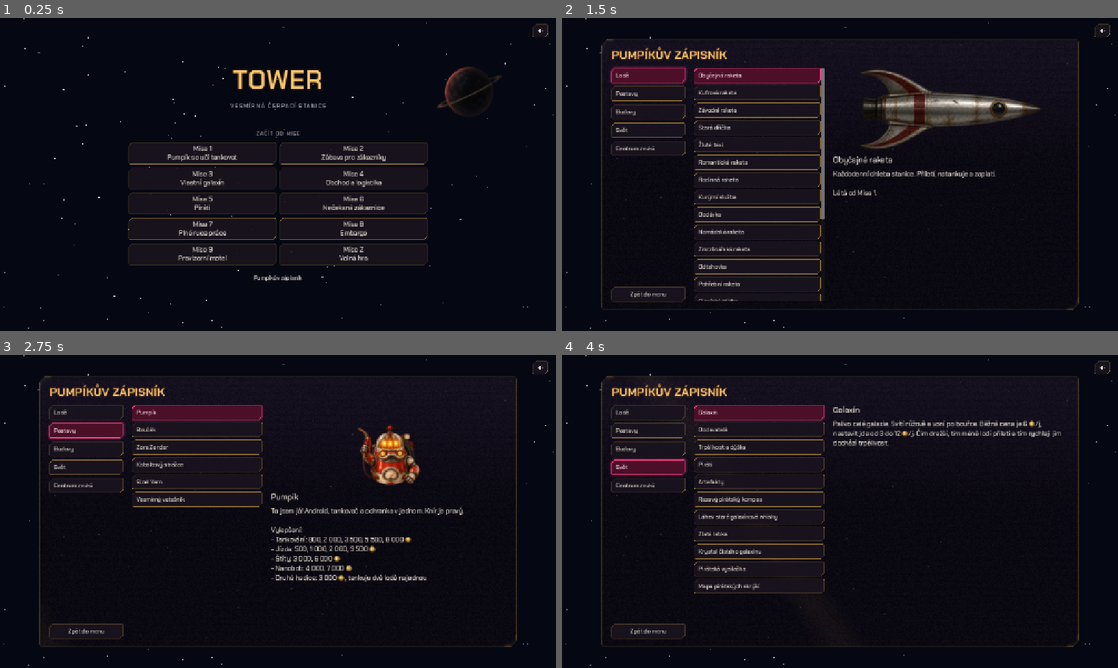
Above: before the commit, frames 1-4 (two rows, left to right).
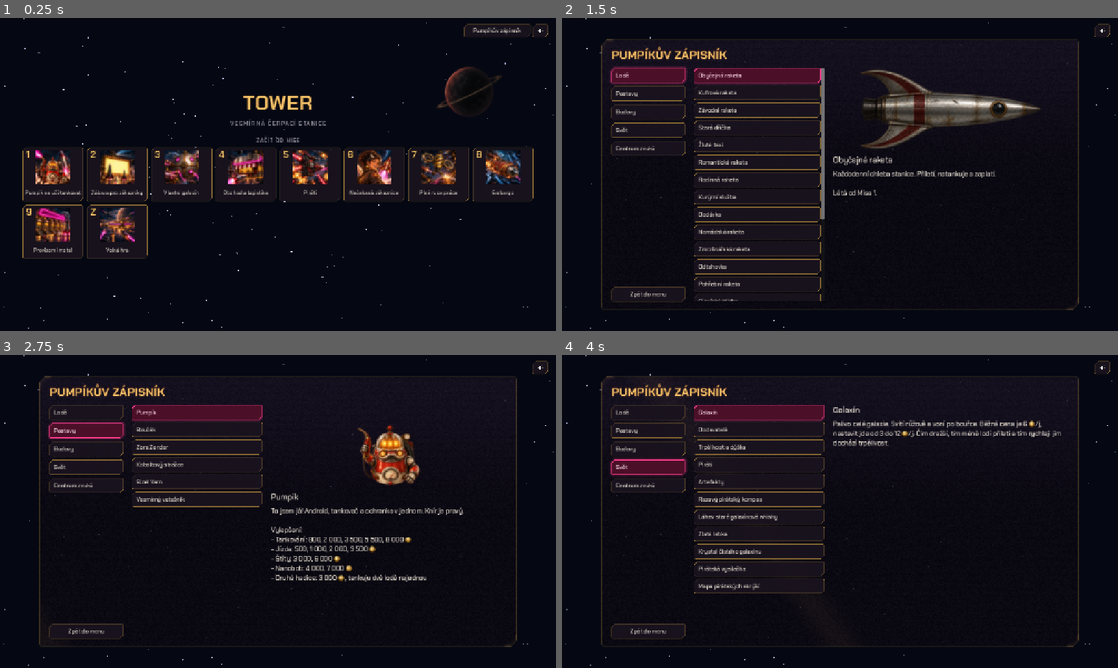
Above: after the commit, the same moments.

Repository: RadekDobrovolny/tower
Game: Godot game, scene res://ui/main_menu.tscn
Same seed, same stepped clock (60 frames per second), same inputs: the game is played once before the commit and once after it.
Inputs:
- Up to frame 1 (0.25 s): no input
- Up to frame 2 (1.5 s): click "Pumpíkův zápisník" at 0.5 s; click "Lodě" at 1.25 s
- Up to frame 3 (2.75 s): click "Postavy" at 2 s
- Up to frame 4 (4 s): click "Budovy" at 2.75 s; click "Svět" at 3.5 s

The runs differ from the first frame. In frame 1, 11% of the frame differs, in the area x 4-96%, y 1-84%; in frame 2, nothing differs; in frame 3, less than 0.1%; in frame 4, nothing differs.

Commit message:
Menu

Diff:
--- a/missions/mission.gd
+++ b/missions/mission.gd
@@ -6,6 +6,8 @@
 ## rovnou od téhle mise (výběr v menu, hodí se pro testování).
 
 @export var title := ""
+## Čtvercový obrázek mise v menu.
+@export var icon: Texture2D
 
 @export_group("Pravidla")
 ## Nejvyšší level, na který jde vylepšit androida (tankování i jízdu).
--- a/missions/mission_1.tres
+++ b/missions/mission_1.tres
@@ -1,9 +1,11 @@
 [gd_resource type="Resource" script_class="Mission" format=3]
 
 [ext_resource type="Script" path="res://missions/mission.gd" id="1_mission"]
+[ext_resource type="Texture2D" path="res://assets/sprites/missions/mission_1.png" id="2_icon"]
 
 [resource]
 script = ExtResource("1_mission")
+icon = ExtResource("2_icon")
 title = "Pumpík se učí tankovat"
 max_android_level = 3
 max_slots = 1
--- a/missions/mission_2.tres
+++ b/missions/mission_2.tres
@@ -1,9 +1,11 @@
 [gd_resource type="Resource" script_class="Mission" format=3]
 
 [ext_resource type="Script" path="res://missions/mission.gd" id="1_mission"]
+[ext_resource type="Texture2D" path="res://assets/sprites/missions/mission_2.png" id="2_icon"]
 
 [resource]
 script = ExtResource("1_mission")
+icon = ExtResource("2_icon")
 title = "Zábava pro zákazníky"
 max_android_level = 6
 entertainment_available = true
--- a/missions/mission_3.tres
+++ b/missions/mission_3.tres
@@ -1,9 +1,11 @@
 [gd_resource type="Resource" script_class="Mission" format=3]
 
 [ext_resource type="Script" path="res://missions/mission.gd" id="1_mission"]
+[ext_resource type="Texture2D" path="res://assets/sprites/missions/mission_3.png" id="2_icon"]
 
 [resource]
 script = ExtResource("1_mission")
+icon = ExtResource("2_icon")
 title = "Vlastní galaxín"
 max_android_level = 6
 entertainment_available = true
--- a/missions/mission_4.tres
+++ b/missions/mission_4.tres
@@ -1,9 +1,11 @@
 [gd_resource type="Resource" script_class="Mission" format=3]
 
 [ext_resource type="Script" path="res://missions/mission.gd" id="1_mission"]
+[ext_resource type="Texture2D" path="res://assets/sprites/missions/mission_4.png" id="2_icon"]
 
 [resource]
 script = ExtResource("1_mission")
+icon = ExtResource("2_icon")
 title = "Obchod a logistika"
 max_android_level = 6
 entertainment_available = true
--- a/missions/mission_5.tres
+++ b/missions/mission_5.tres
@@ -1,9 +1,11 @@
 [gd_resource type="Resource" script_class="Mission" format=3]
 
 [ext_resource type="Script" path="res://missions/mission.gd" id="1_mission"]
+[ext_resource type="Texture2D" path="res://assets/sprites/missions/mission_5.png" id="2_icon"]
 
 [resource]
 script = ExtResource("1_mission")
+icon = ExtResource("2_icon")
 title = "Piráti"
 max_android_level = 6
 entertainment_available = true
--- a/missions/mission_6.tres
+++ b/missions/mission_6.tres
@@ -1,9 +1,11 @@
 [gd_resource type="Resource" script_class="Mission" format=3]
 
 [ext_resource type="Script" path="res://missions/mission.gd" id="1_mission"]
+[ext_resource type="Texture2D" path="res://assets/sprites/missions/mission_6.png" id="2_icon"]
 
 [resource]
 script = ExtResource("1_mission")
+icon = ExtResource("2_icon")
 title = "Nečekaná zákaznice"
 max_filter_level = 2
 max_android_level = 6
--- a/missions/mission_7.tres
+++ b/missions/mission_7.tres
@@ -1,9 +1,11 @@
 [gd_resource type="Resource" script_class="Mission" format=3]
 
 [ext_resource type="Script" path="res://missions/mission.gd" id="1_mission"]
+[ext_resource type="Texture2D" path="res://assets/sprites/missions/mission_7.png" id="2_icon"]
 
 [resource]
 script = ExtResource("1_mission")
+icon = ExtResource("2_icon")
 title = "Plné ruce práce"
 max_filter_level = 2
 max_android_level = 6
--- a/missions/mission_8.tres
+++ b/missions/mission_8.tres
@@ -1,9 +1,11 @@
 [gd_resource type="Resource" script_class="Mission" format=3]
 
 [ext_resource type="Script" path="res://missions/mission.gd" id="1_mission"]
+[ext_resource type="Texture2D" path="res://assets/sprites/missions/mission_8.png" id="2_icon"]
 
 [resource]
 script = ExtResource("1_mission")
+icon = ExtResource("2_icon")
 title = "Embargo"
 max_filter_level = 2
 max_android_level = 6
--- a/missions/mission_9.tres
+++ b/missions/mission_9.tres
@@ -1,9 +1,11 @@
 [gd_resource type="Resource" script_class="Mission" format=3]
 
 [ext_resource type="Script" path="res://missions/mission.gd" id="1_mission"]
+[ext_resource type="Texture2D" path="res://assets/sprites/missions/mission_9.png" id="2_icon"]
 
 [resource]
 script = ExtResource("1_mission")
+icon = ExtResource("2_icon")
 title = "Provizorní motel"
 max_filter_level = 3
 max_android_level = 6
--- a/missions/mission_z.tres
+++ b/missions/mission_z.tres
@@ -1,9 +1,11 @@
 [gd_resource type="Resource" script_class="Mission" format=3]
 
 [ext_resource type="Script" path="res://missions/mission.gd" id="1_mission"]
+[ext_resource type="Texture2D" path="res://assets/sprites/missions/mission_z.png" id="2_icon"]
 
 [resource]
 script = ExtResource("1_mission")
+icon = ExtResource("2_icon")
 title = "Volná hra"
 max_filter_level = 3
 max_android_level = 6
--- a/spritecook-assets.json
+++ b/spritecook-assets.json
@@ -928,6 +928,62 @@
           "cell": "celý obrázek"
         }
       ]
+    },
+    {
+      "source": "Codex CLI s tarifem ChatGPT, nemá SpriteCook ID",
+      "label": "Tower – obrázky misí do menu, filmové scény, arch 4×3 (reference grafika ze hry)",
+      "files": [
+        {
+          "file": "assets/sprites/missions/mission_1.png",
+          "sha12": "8d9daaa82b76",
+          "cell": "mise 1"
+        },
+        {
+          "file": "assets/sprites/missions/mission_2.png",
+          "sha12": "33c101c233c6",
+          "cell": "mise 2"
+        },
+        {
+          "file": "assets/sprites/missions/mission_3.png",
+          "sha12": "a46b99f2bb82",
+          "cell": "mise 3"
+        },
+        {
+          "file": "assets/sprites/missions/mission_4.png",
+          "sha12": "395fd8177a39",
+          "cell": "mise 4"
+        },
+        {
+          "file": "assets/sprites/missions/mission_5.png",
+          "sha12": "cfe2f1d65d69",
+          "cell": "mise 5"
+        },
+        {
+          "file": "assets/sprites/missions/mission_6.png",
+          "sha12": "a48a7a167840",
+          "cell": "mise 6"
+        },
+        {
+          "file": "assets/sprites/missions/mission_7.png",
+          "sha12": "62240d0787ae",
+          "cell": "mise 7"
+        },
+        {
+          "file": "assets/sprites/missions/mission_8.png",
+          "sha12": "b863514df84b",
+          "cell": "mise 8"
+        },
+        {
+          "file": "assets/sprites/missions/mission_9.png",
+          "sha12": "de1df5aa27af",
+          "cell": "mise 9"
+        },
+        {
+          "file": "assets/sprites/missions/mission_z.png",
+          "sha12": "768c8ff15c48",
+          "cell": "mise Z"
+        }
+      ]
     }
   ]
 }
--- a/ui/main_menu.gd
+++ b/ui/main_menu.gd
@@ -1,10 +1,18 @@
 extends Node2D
 
-## Úvodní obrazovka. Hra je kontinuální, ale dá se začít od kterékoli mise
-## (se startovním stavem té mise), což se hodí hlavně pro testování. Poslední je mise Z:
-## volná hra se vším na maximu.
+## Úvodní obrazovka. Hra je kontinuální, ale dá se začít od kterékoli mise (se startovním stavem
+## té mise), což se hodí hlavně pro testování. Mise jsou karty v mřížce po 8 v řadě, vejde se jich
+## 32. Poslední je mise Z: volná hra se vším na maximu.
 
 const NOTEBOOK_SCENE := "res://ui/notebook.tscn"
+const CARD_SIZE := Vector2(140, 124)
+const ICON_SIZE := 80.0
+const NUMBER_FONT_SIZE := 22
+## Tmavý obrys, aby dvouciferné číslo zůstalo čitelné i přes okraj obrázku.
+const NUMBER_OUTLINE_SIZE := 6
+const NUMBER_OUTLINE_COLOR := Color(0.03, 0.02, 0.05)
+const NAME_FONT_SIZE := 12
+const NAME_HEIGHT := 28.0
 
 @onready var _mission_buttons: GridContainer = %MissionButtons
 
@@ -12,20 +20,52 @@
 func _ready() -> void:
 	get_tree().paused = false
 	for i in Missions.ALL.size():
-		var mission: Mission = Missions.ALL[i]
-		_add_button("Mise %d\n%s" % [i + 1, mission.title], i)
-	_add_button("Mise Z\n%s" % Missions.FREE_PLAY.title, Missions.FREE_PLAY_INDEX)
+		_add_card(str(i + 1), Missions.ALL[i], i)
+	_add_card("Z", Missions.FREE_PLAY, Missions.FREE_PLAY_INDEX)
 	%NotebookButton.pressed.connect(get_tree().change_scene_to_file.bind(NOTEBOOK_SCENE))
 
 
-func _add_button(text: String, mission_index: int) -> void:
-	var button := Button.new()
-	button.text = text
-	button.custom_minimum_size = Vector2(340, 44)
-	button.focus_mode = Control.FOCUS_NONE
-	button.add_theme_font_size_override("font_size", 15)
-	button.pressed.connect(_start_from.bind(mission_index))
-	_mission_buttons.add_child(button)
+## Karta mise: číslo v rohu, čtvercový obrázek a pod ním název.
+func _add_card(number: String, mission: Mission, mission_index: int) -> void:
+	var card := Button.new()
+	card.custom_minimum_size = CARD_SIZE
+	card.focus_mode = Control.FOCUS_NONE
+	card.tooltip_text = mission.title
+	card.pressed.connect(_start_from.bind(mission_index))
+	var content := VBoxContainer.new()
+	content.set_anchors_and_offsets_preset(Control.PRESET_FULL_RECT, Control.PRESET_MODE_MINSIZE, 6)
+	content.mouse_filter = Control.MOUSE_FILTER_IGNORE
+	content.alignment = BoxContainer.ALIGNMENT_CENTER
+	content.add_theme_constant_override("separation", 4)
+	var icon := TextureRect.new()
+	icon.texture = mission.icon
+	icon.custom_minimum_size = Vector2.ONE * ICON_SIZE
+	icon.size_flags_horizontal = Control.SIZE_SHRINK_CENTER
+	icon.expand_mode = TextureRect.EXPAND_IGNORE_SIZE
+	icon.stretch_mode = TextureRect.STRETCH_KEEP_ASPECT_CENTERED
+	icon.mouse_filter = Control.MOUSE_FILTER_IGNORE
+	var title := Label.new()
+	title.text = mission.title
+	title.custom_minimum_size.y = NAME_HEIGHT
+	title.horizontal_alignment = HORIZONTAL_ALIGNMENT_CENTER
+	title.vertical_alignment = VERTICAL_ALIGNMENT_CENTER
+	title.autowrap_mode = TextServer.AUTOWRAP_WORD_SMART
+	title.max_lines_visible = 2
+	title.mouse_filter = Control.MOUSE_FILTER_IGNORE
+	title.add_theme_font_size_override("font_size", NAME_FONT_SIZE)
+	content.add_child(icon)
+	content.add_child(title)
+	card.add_child(content)
+	var number_label := Label.new()
+	number_label.text = number
+	number_label.position = Vector2(8, 2)
+	number_label.theme_type_variation = &"HudTitle"
+	number_label.mouse_filter = Control.MOUSE_FILTER_IGNORE
+	number_label.add_theme_font_size_override("font_size", NUMBER_FONT_SIZE)
+	number_label.add_theme_constant_override("outline_size", NUMBER_OUTLINE_SIZE)
+	number_label.add_theme_color_override("font_outline_color", NUMBER_OUTLINE_COLOR)
+	card.add_child(number_label)
+	_mission_buttons.add_child(card)
 
 
 func _start_from(mission_index: int) -> void:
--- a/ui/main_menu.tscn
+++ b/ui/main_menu.tscn
@@ -35,6 +35,18 @@
 icon_alignment = 1
 script = ExtResource("10_sound")
 
+[node name="NotebookButton" type="Button" parent="UI"]
+unique_name_in_owner = true
+anchor_left = 1.0
+anchor_right = 1.0
+offset_left = -212.0
+offset_top = 14.0
+offset_right = -58.0
+offset_bottom = 44.0
+grow_horizontal = 0
+focus_mode = 0
+text = "Pumpíkův zápisník"
+
 [node name="Center" type="CenterContainer" parent="UI"]
 anchor_right = 1.0
 anchor_bottom = 1.0
@@ -42,12 +54,12 @@
 
 [node name="VBox" type="VBoxContainer" parent="UI/Center"]
 layout_mode = 2
-theme_override_constants/separation = 12
+theme_override_constants/separation = 8
 
 [node name="Title" type="Label" parent="UI/Center/VBox"]
 layout_mode = 2
 theme_type_variation = &"HudTitle"
-theme_override_font_sizes/font_size = 60
+theme_override_font_sizes/font_size = 46
 text = "Tower"
 uppercase = true
 horizontal_alignment = 1
@@ -61,7 +73,7 @@
 horizontal_alignment = 1
 
 [node name="Spacer" type="Control" parent="UI/Center/VBox"]
-custom_minimum_size = Vector2(0, 24)
+custom_minimum_size = Vector2(0, 8)
 layout_mode = 2
 mouse_filter = 2
 
@@ -78,12 +90,4 @@
 layout_mode = 2
 theme_override_constants/h_separation = 8
 theme_override_constants/v_separation = 8
-columns = 2
-
-[node name="NotebookButton" type="Button" parent="UI/Center/VBox"]
-unique_name_in_owner = true
-custom_minimum_size = Vector2(340, 36)
-layout_mode = 2
-focus_mode = 0
-theme_type_variation = &"FlatButton"
-text = "Pumpíkův zápisník"
+columns = 8
Binary file added: assets/sprites/missions/mission_1.png
Not shown, added: assets/sprites/missions/mission_1.png.import
Binary file added: assets/sprites/missions/mission_2.png
Not shown, added: assets/sprites/missions/mission_2.png.import
Binary file added: assets/sprites/missions/mission_3.png
Not shown, added: assets/sprites/missions/mission_3.png.import
Binary file added: assets/sprites/missions/mission_4.png
Not shown, added: assets/sprites/missions/mission_4.png.import
Binary file added: assets/sprites/missions/mission_5.png
Not shown, added: assets/sprites/missions/mission_5.png.import
Binary file added: assets/sprites/missions/mission_6.png
Not shown, added: assets/sprites/missions/mission_6.png.import
(and 10 more such lines)
